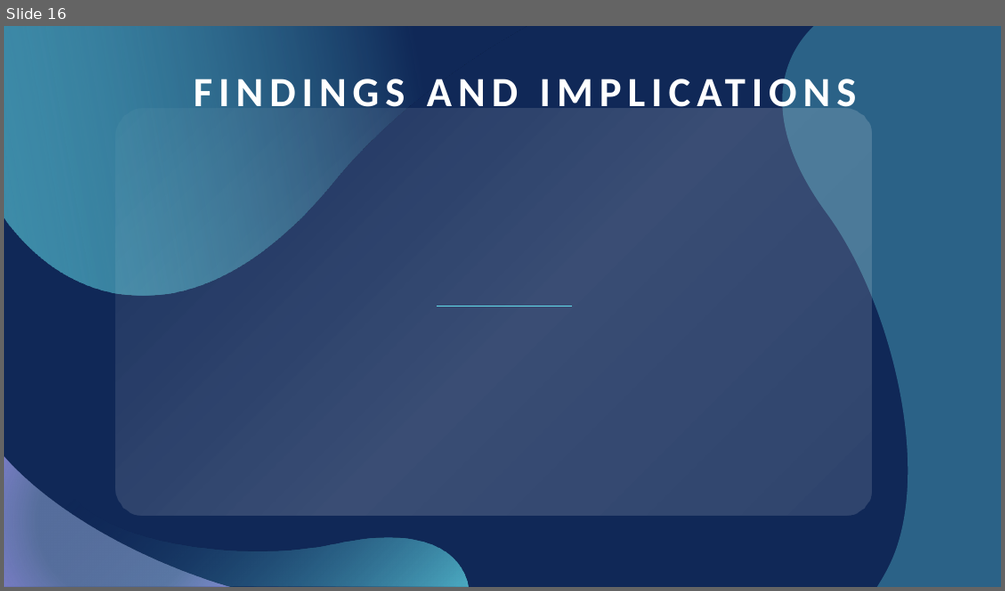
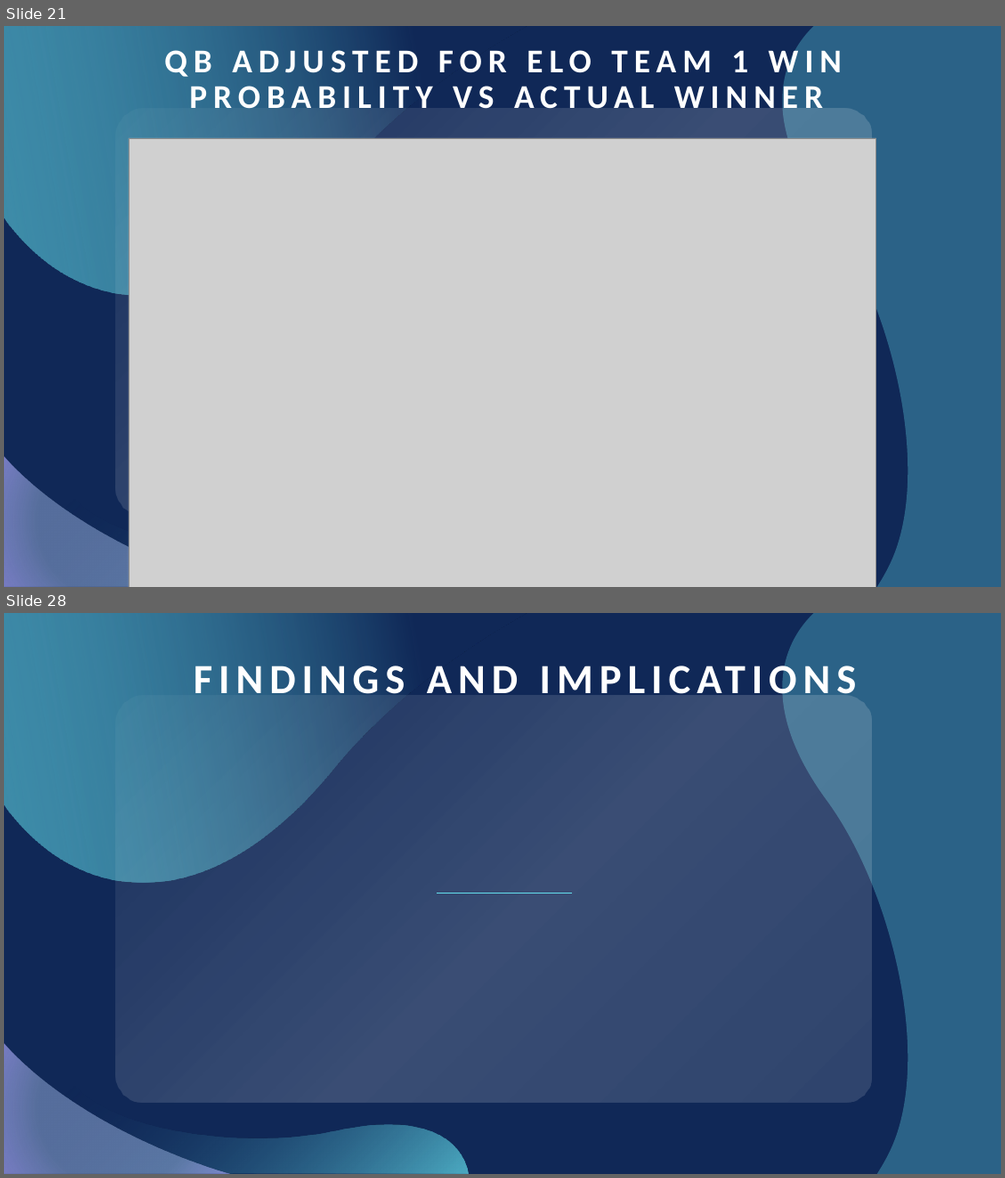
Before and after one commit to itsakcode/healthcare_project, a slide deck: Project_2_Presentation.pptx. Shown one above the other, each under a label of ours: slide 16 before the commit, slides 21 and 28 after it; the slides between them are not shown. The pictures are 1005x591 and 1005x1178 pixels, drawn with LibreOffice and Linux fonts; fonts in the diff are those of the drawing; grey boxes stand for pictures. Boxes give left, top, right and bottom in pixels: in the first picture for what was removed or moved away, otherwise in the second. Text is boxed around its words. In the diff, an @@ line names an element or a change of style, - is before the commit and + after.

```diff
--- a/Project_2_Presentation.pptx
+++ b/Project_2_Presentation.pptx
@@ slide 21 added at box(4, 26, 1001, 587), background #102857; not listed: 5 template elements that a slide beside it also shows @@
@@ title added at box(164, 45, 841, 117), 32 pt, text #FFFFFF, bold @@
+QB ADJUSTED FOR ELO TEAM 1 WIN PROBABILITY VS ACTUAL WINNER
@@ picture added at box(129, 138, 877, 587) @@
@@ what was slide 16 is now slide 28 @@
```
Also in this commit, not shown: 7 slides changed, 16 other slides added, 5 slides removed.
